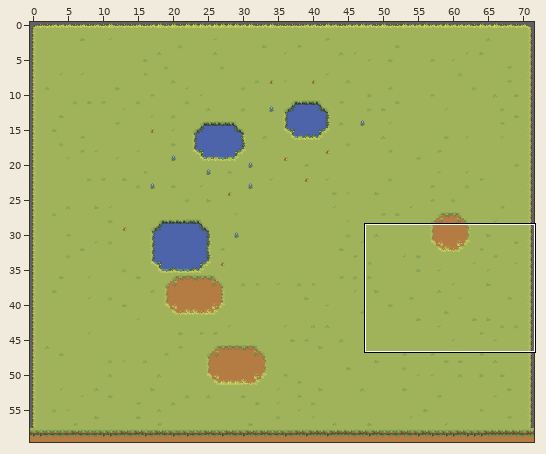
Tiled map (JSON) -- src/assets/tilemaps/generated/1-4.tmj. Above, an overview of the earlier version with the close-up marked.
Close-up. Before:
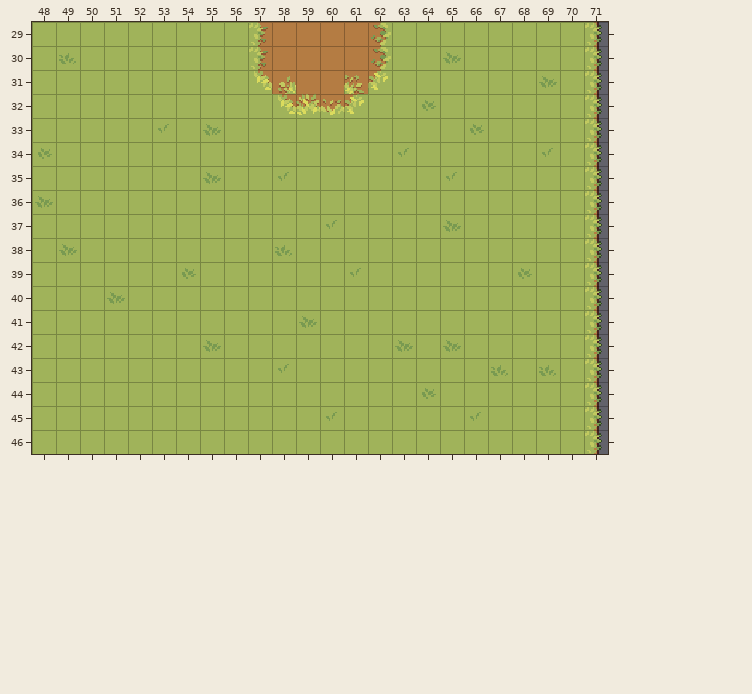
Cells are 16x16 px. Shown: x 48..71, y 29..46. The commit also changed other parts of the map, which this record leaves out.
Now the later version:
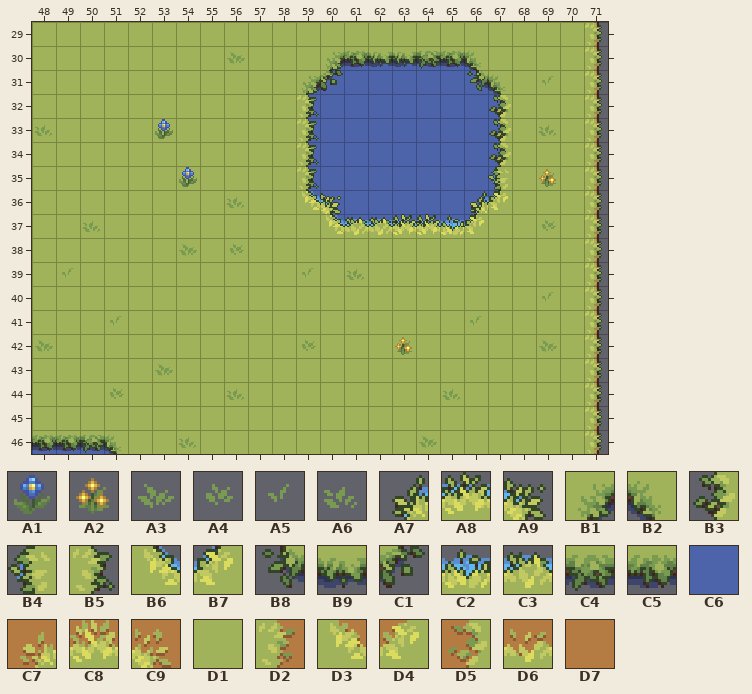
Key: from "Details": A1 120, A2 128, A3 156, A4 157, A5 160, A6 161; from "Water_coasts": A7 41, A8 42, A9 43, B1 44, B2 45, B3 79, B4 80, B5 82, B6 83, B7 84, B8 119, B9 120, C1 121, C2 158, C3 159, C4 197, C5 198; from "Water_detilazation": C6 0; from "ground_grasss": C7 1, C8 2, C9 3, D1 55, D2 56, D3 57, D4 58, D5 59, D6 161, D7 433.
__ is an empty cell, .. an unchanged one.
The exact change:
--- layer "Base"
@@ x 57..67 @@
-29 D2 D7 D7 D7 D7 D5 .. .. .. .. ..
-30 D2 D7 D7 D7 D7 D5 D1 D1 D1 D1 ..
-31 D3 C7 D7 D7 C9 D4 D1 D1 D1 D1 D1
-32 .. D3 C8 D6 D4 D1 D1 D1 D1 D1 D1
-33 .. .. D1 D1 D1 D1 D1 D1 D1 D1 D1
-34 .. .. D1 D1 D1 D1 D1 D1 D1 D1 D1
-35 .. .. D1 D1 D1 D1 D1 D1 D1 D1 D1
-36 .. .. D1 D1 D1 D1 D1 D1 D1 D1 D1
-37 .. .. .. D1 D1 D1 D1 D1 D1 D1 ..
+29 D1 D1 D1 D1 D1 D1 .. .. .. .. ..
+30 D1 D1 D1 C6 C6 C6 C6 C6 C6 C6 ..
+31 D1 D1 C6 C6 C6 C6 C6 C6 C6 C6 C6
+32 .. D1 C6 C6 C6 C6 C6 C6 C6 C6 C6
+33 .. .. C6 C6 C6 C6 C6 C6 C6 C6 C6
+34 .. .. C6 C6 C6 C6 C6 C6 C6 C6 C6
+35 .. .. C6 C6 C6 C6 C6 C6 C6 C6 C6
+36 .. .. C6 C6 C6 C6 C6 C6 C6 C6 C6
+37 .. .. .. C6 C6 C6 C6 C6 C6 C6 ..
@@ x 48..51 @@
-46 D1 D1 D1 D1
+46 C6 C6 C6 C6
--- layer "Agua"
@@ x 48..69 @@
-30 .. A6 .. .. .. .. .. .. __ .. .. .. __ __ __ __ __ A3 __ .. .. ..
-31 .. .. .. .. .. .. .. .. .. .. .. __ __ .. .. .. .. .. __ __ .. A3
-32 .. .. .. .. .. .. .. .. .. .. .. __ .. .. .. .. A4 .. .. __ .. ..
-33 __ .. .. .. .. A5 .. A3 .. .. .. __ .. .. .. .. .. .. A4 __ .. __
-34 A4 .. .. .. .. .. .. .. .. .. .. __ .. .. .. A5 .. .. .. __ .. A5
-35 .. .. .. .. .. .. __ A3 .. .. A5 __ .. .. .. .. .. A5 .. __ .. __
-36 A3 .. .. .. .. .. .. .. __ .. .. __ __ .. .. .. .. .. __ __ .. ..
-37 .. .. __ .. .. .. .. .. .. .. .. .. A5 __ __ __ __ A3 __ .. .. __
-38 .. A3 .. .. .. .. __ .. __ .. A6 .. .. .. .. .. .. .. .. .. .. ..
-39 .. __ .. .. .. .. A4 .. .. .. .. __ .. A5 .. .. .. .. .. .. A4 ..
-40 .. .. .. A3 .. .. .. .. .. .. .. .. .. .. .. .. .. .. .. .. .. __
-41 .. .. .. __ .. .. .. .. .. .. .. A3 .. .. .. .. .. .. __ .. .. ..
-42 __ .. .. .. .. .. .. A3 .. .. .. __ .. .. .. A3 .. A3 .. .. .. __
-43 .. .. .. .. .. __ .. .. .. .. A5 .. .. .. .. .. .. .. .. A6 .. A6
-44 .. .. .. __ .. .. .. .. __ .. .. .. .. .. .. .. A4 __ .. .. .. ..
-45 .. .. .. .. .. .. .. .. .. .. .. .. A5 .. .. .. .. .. A5 .. .. ..
-46 __ __ __ __ .. .. __ .. .. .. .. .. .. .. .. .. __ .. .. .. .. ..
+30 .. __ .. .. .. .. .. .. A3 .. .. .. B1 C5 B9 B9 C4 C5 B2 .. .. ..
+31 .. .. .. .. .. .. .. .. .. .. .. B1 C1 .. .. .. .. .. B8 B2 .. A5
+32 .. .. .. .. .. .. .. .. .. .. .. B5 .. .. .. .. __ .. .. B3 .. ..
+33 A6 .. .. .. .. A1 .. __ .. .. .. B5 .. .. .. .. .. .. __ B3 .. A6
+34 __ .. .. .. .. .. .. .. .. .. .. B5 .. .. .. __ .. .. .. B3 .. __
+35 .. .. .. .. .. .. A1 __ .. .. __ B5 .. .. .. .. .. __ .. B4 .. A2
+36 __ .. .. .. .. .. .. .. A6 .. .. B6 A9 .. .. .. .. .. A7 B7 .. ..
+37 .. .. A6 .. .. .. .. .. .. .. .. .. B6 C3 C3 A8 A8 C2 B7 .. .. A4
+38 .. __ .. .. .. .. A3 .. A4 .. __ .. .. .. .. .. .. .. .. .. .. ..
+39 .. A5 .. .. .. .. __ .. .. .. .. A5 .. A6 .. .. .. .. .. .. __ ..
+40 .. .. .. __ .. .. .. .. .. .. .. .. .. .. .. .. .. .. .. .. .. A5
+41 .. .. .. A5 .. .. .. .. .. .. .. __ .. .. .. .. .. .. A5 .. .. ..
+42 A3 .. .. .. .. .. .. __ .. .. .. A4 .. .. .. A2 .. __ .. .. .. A3
+43 .. .. .. .. .. A3 .. .. .. .. __ .. .. .. .. .. .. .. .. __ .. __
+44 .. .. .. A4 .. .. .. .. A6 .. .. .. .. .. .. .. __ A6 .. .. .. ..
+45 .. .. .. .. .. .. .. .. .. .. .. .. __ .. .. .. .. .. __ .. .. ..
+46 C5 C5 C4 B2 .. .. A6 .. .. .. .. .. .. .. .. .. A3 .. .. .. .. ..
